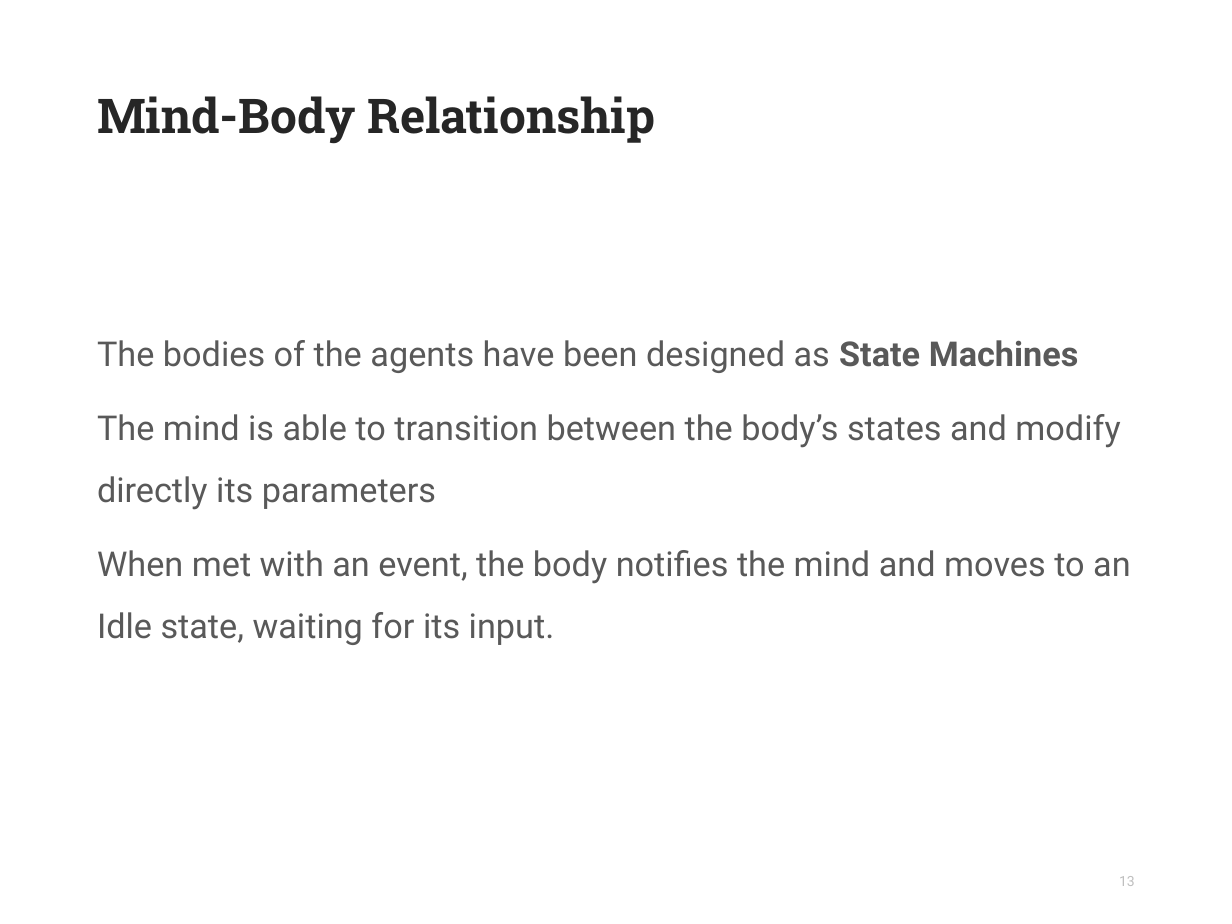
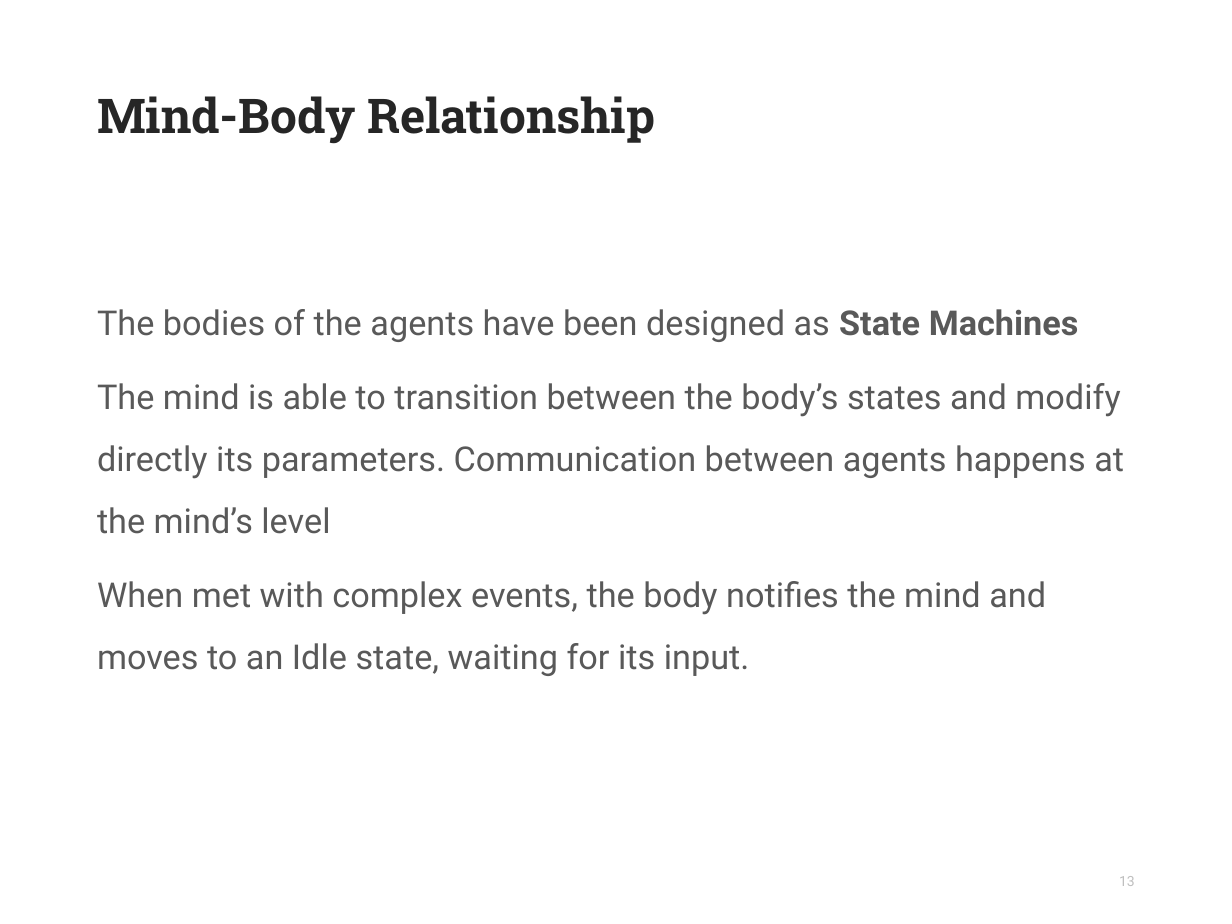
Before and after one commit to inkeaton/TakeThemOut, a slide deck: slide 13 of S4965918_SDAI_NLP_Slides.odp. Drawn at 1232x924 pixels with LibreOffice and Linux fonts; fonts in the diff are those of the drawing; background and template pictures are left out. Boxes give left, top, right and bottom in pixels: in the first picture for what was removed or moved away, otherwise in the second. Text is boxed around its words. In the diff, an @@ line names an element or a change of style, - is before the commit and + after.

```diff
--- a/S4965918_SDAI_NLP_Slides.odp
+++ b/S4965918_SDAI_NLP_Slides.odp
@@ text at [97, 383, 1124, 676]: text changed @@
-The mind is able to transition between the body’s states and modify directly its parameters
-When met with an event, the body notifies the mind and moves to an Idle state, waiting for its input.
+The mind is able to transition between the body’s states and modify directly its parameters. Communication between agents happens at the mind’s level
+When met with complex events, the body notifies the mind and moves to an Idle state, waiting for its input.
```
Also in this commit, not shown: 2 other slides changed, 24 slides added, 9 slides removed, 2 other files.
